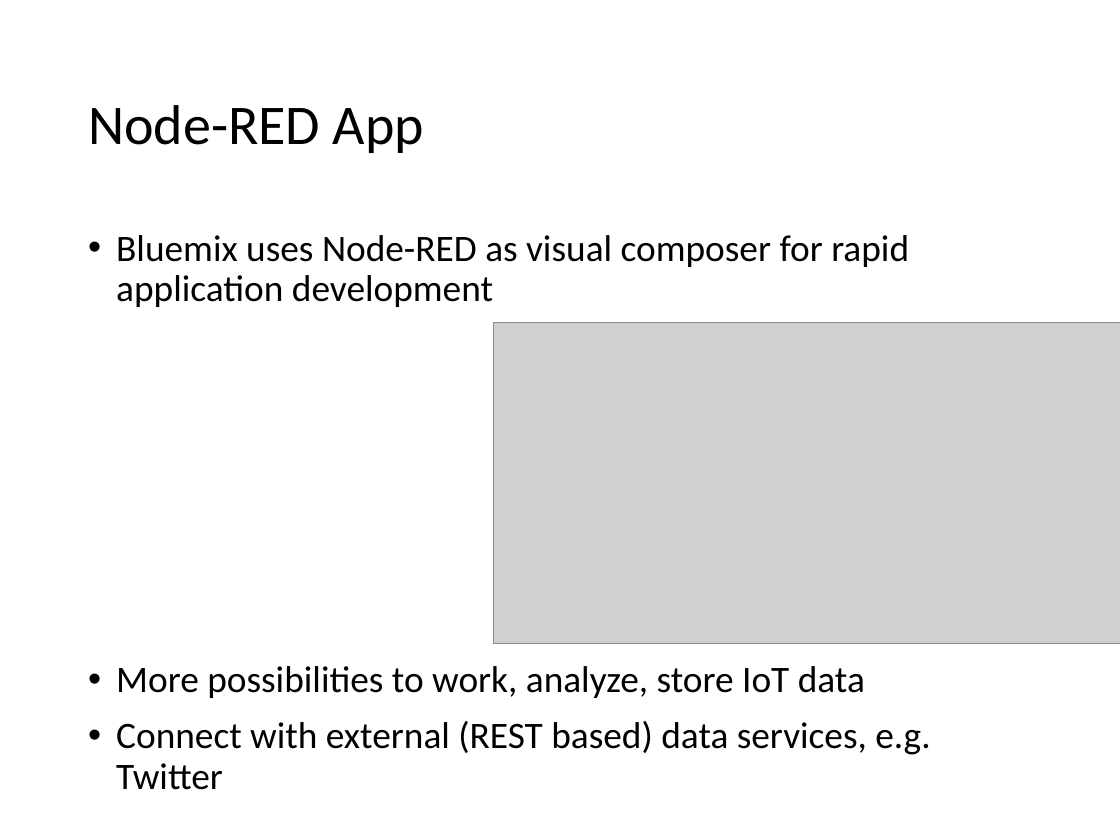
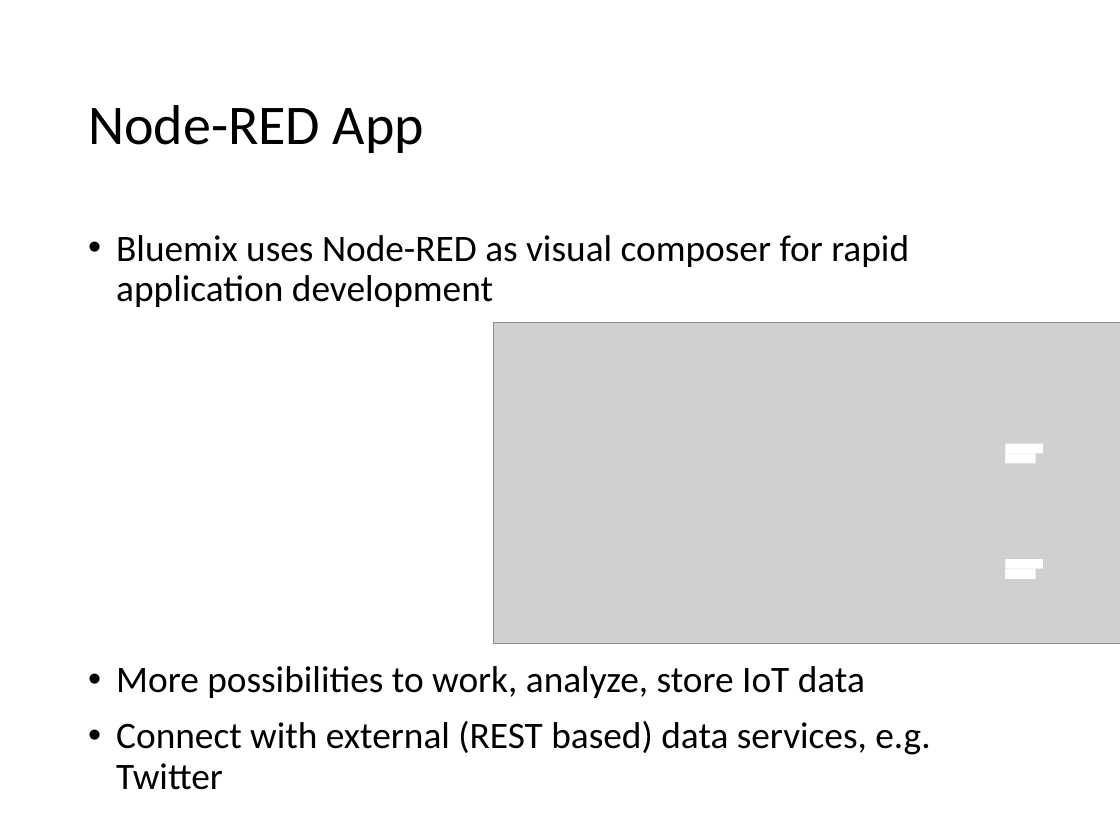
Before and after one commit to cdeck3r/IoTBluemixTutorial, a slide deck: slide 30 of Slides/IoTBluemixTutorial.pptx. Drawn at 1120x840 pixels with LibreOffice and Linux fonts; fonts in the diff are those of the drawing; grey boxes stand for pictures. Boxes give left, top, right and bottom in pixels: in the first picture for what was removed or moved away, otherwise in the second. Text is boxed around its words. In the diff, an @@ line names an element or a change of style, - is before the commit and + after.

```diff
--- a/Slides/IoTBluemixTutorial.pptx
+++ b/Slides/IoTBluemixTutorial.pptx
@@ rectangle added at bbox=[1006, 444, 1044, 454], fill #FFFFFF @@
@@ rectangle added at bbox=[1006, 454, 1036, 464], fill #FFFFFF @@
@@ rectangle added at bbox=[1006, 559, 1044, 569], fill #FFFFFF @@
@@ rectangle added at bbox=[1006, 569, 1036, 579], fill #FFFFFF @@
```
Also in this commit, not shown: 3 other slides changed, 1 slide added, 1 slide removed.
